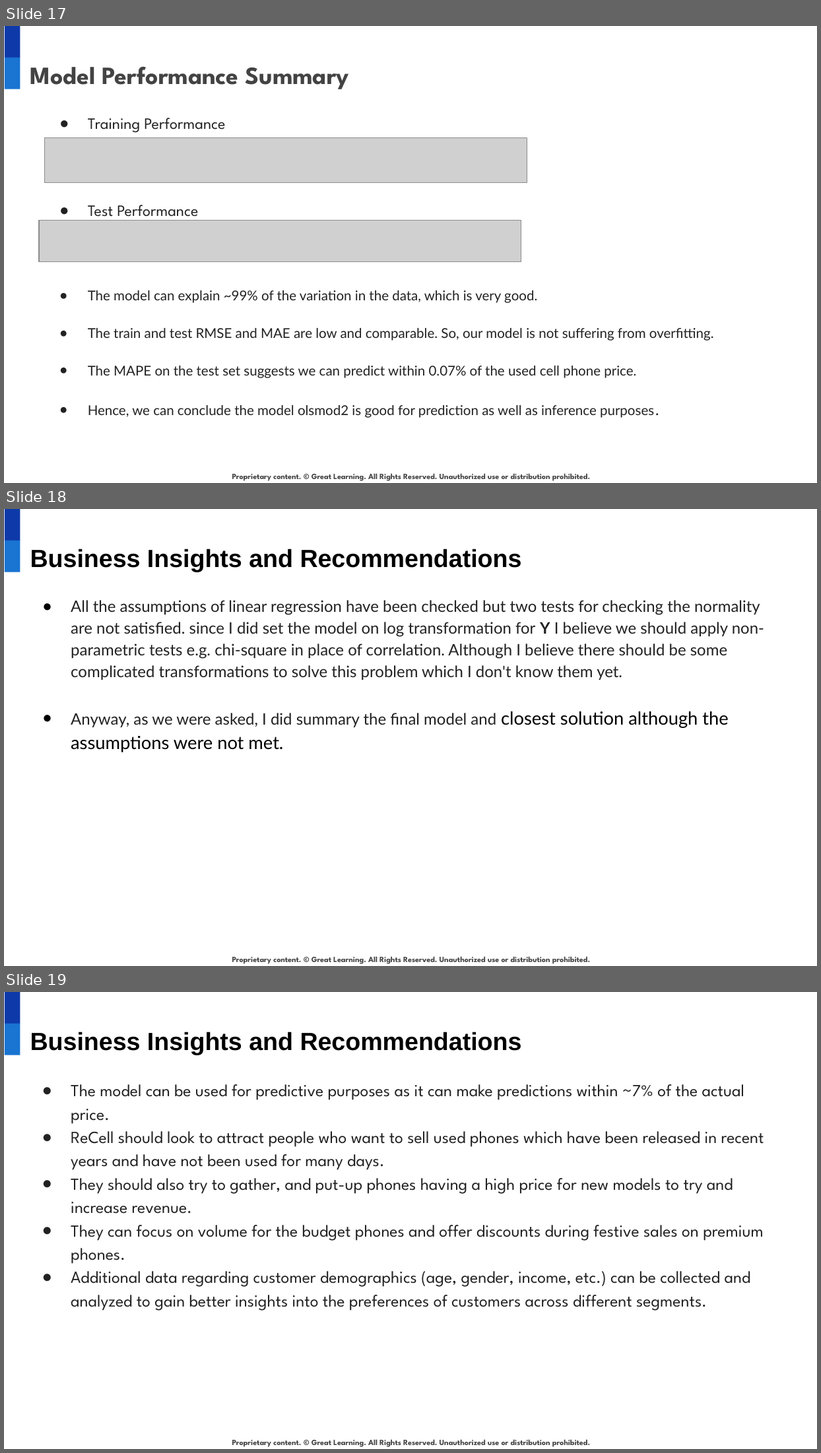
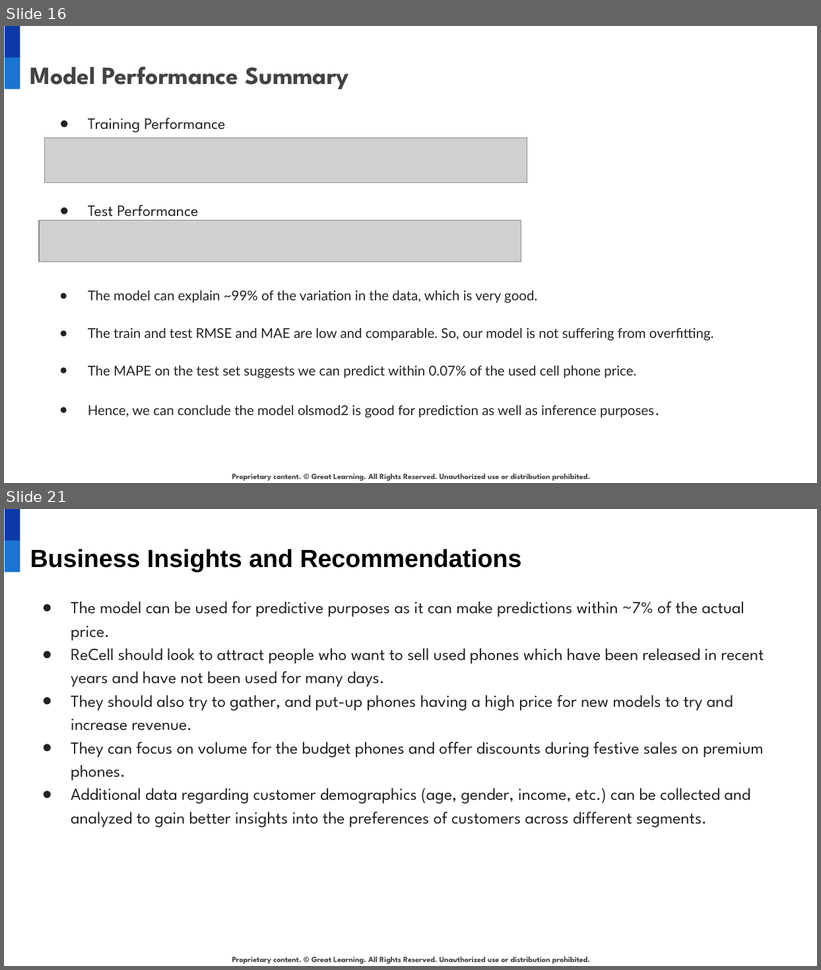
Before and after one commit to narges-shahmo/UT-Austin-Data-Science-Post-Graduate, a slide deck: linear regression/used_cellphone_presentation.pptx. Shown one above the other, each under a label of ours: slides 17, 18 and 19 before the commit, slides 16 and 21 after it; the slides between them are not shown. The pictures are 821x1453 and 821x970 pixels, drawn with LibreOffice and Linux fonts; fonts in the diff are those of the drawing; grey boxes stand for pictures; background and template pictures are left out. Boxes give left, top, right and bottom in pixels: in the first picture for what was removed or moved away, otherwise in the second. Text is boxed around its words. In the diff, an @@ line names an element or a change of style, - is before the commit and + after.

```diff
--- a/linear regression/used_cellphone_presentation.pptx
+++ b/linear regression/used_cellphone_presentation.pptx
@@ slide 18 removed at (x1=4, y1=509, x2=817, y2=966), background #FFFFFF; not listed: 3 template elements that a slide beside it also shows @@
@@ title removed at (x1=30, y1=549, x2=522, y2=572) @@
-Business Insights and Recommendations
@@ text removed at (x1=71, y1=600, x2=764, y2=753) @@
-● All the assumptions of linear regression have been checked but two tests for checking the normality are not satisfied. since I did set the model on log transformation for Y I believe we should apply non-parametric tests e.g. chi-square in place of correlation. Although I believe there should be some complicated transformations to solve this problem which I don't know them yet.
-● Anyway, as we were asked, I did summary the final model and closest solution although the assumptions were not met.
@@ what was slide 17 is now slide 16 @@
@@ what was slide 19 is now slide 21 @@
```
Also in this commit, not shown: 6 slides changed, 4 slides added, 1 other slide removed, 2 other files.
